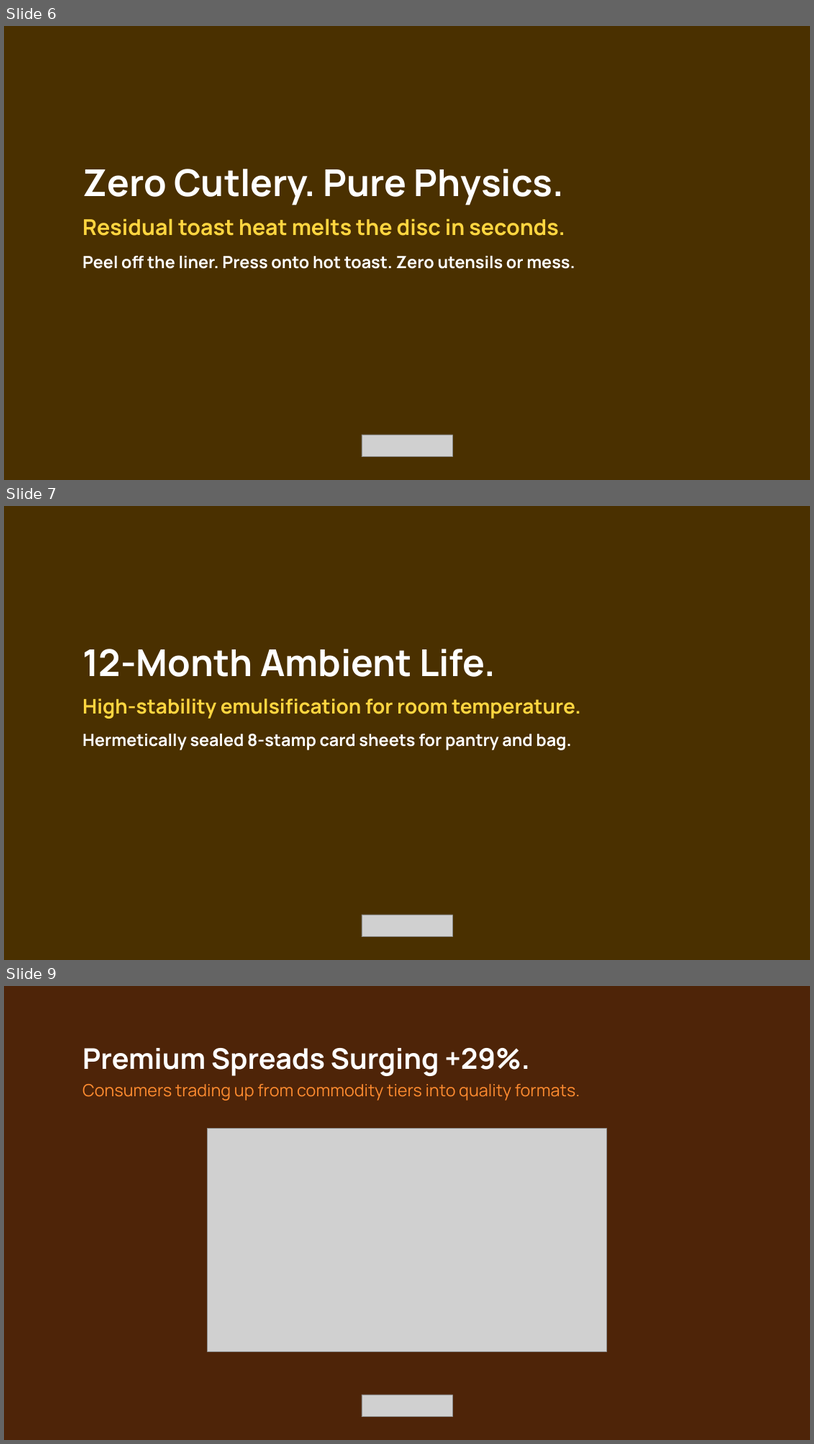
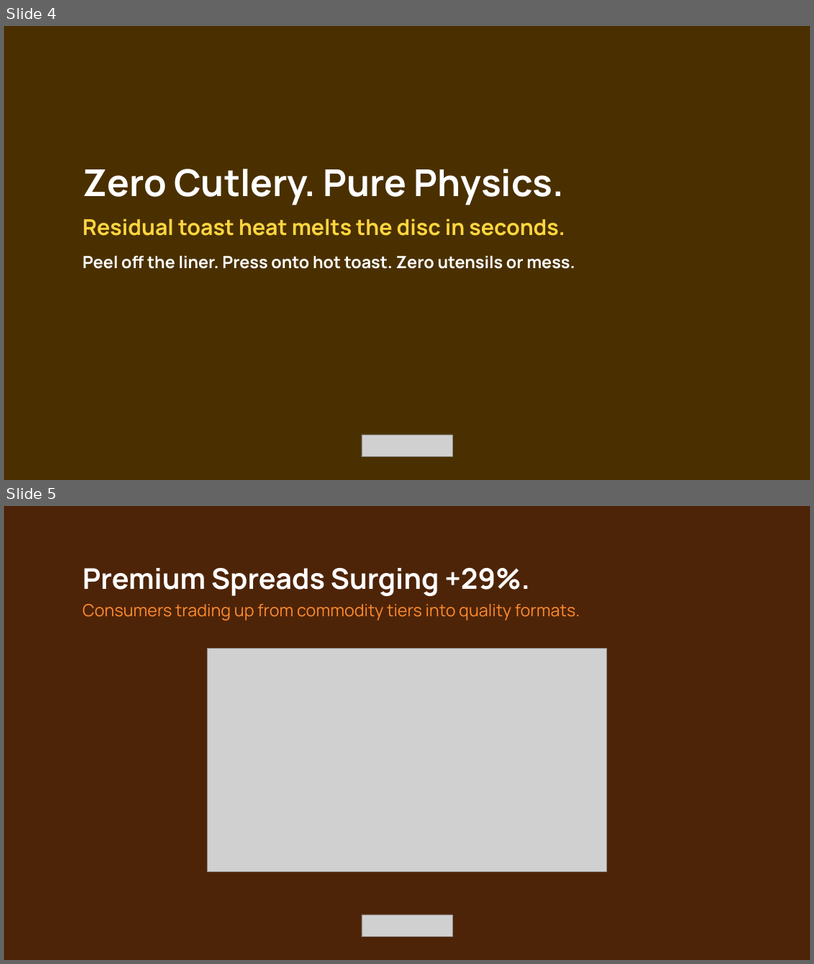
Before and after one commit to JacobCrume/stamp-spreads, a slide deck: presentation/Stamp-pitch.pptx. Shown one above the other, each under a label of ours: slides 6, 7 and 9 before the commit, slides 4 and 5 after it; the slides between them are not shown. The pictures are 814x1444 and 814x964 pixels, drawn with LibreOffice and Linux fonts; fonts in the diff are those of the drawing; grey boxes stand for pictures. Boxes give left, top, right and bottom in pixels: in the first picture for what was removed or moved away, otherwise in the second. Text is boxed around its words. In the diff, an @@ line names an element or a change of style, - is before the commit and + after.

```diff
--- a/presentation/Stamp-pitch.pptx
+++ b/presentation/Stamp-pitch.pptx
@@ slide 7 removed at [4, 506, 810, 960], background #FFFFFF @@
@@ rectangle removed at [4, 506, 810, 960] @@
@@ text removed at [82, 649, 581, 750] @@
-12-Month Ambient Life.
-High-stability emulsification for room temperature.
-Hermetically sealed 8-stamp card sheets for pantry and bag.
@@ picture removed at [362, 914, 453, 937] @@
@@ what was slide 6 is now slide 4 @@
@@ what was slide 9 is now slide 5 @@
```
Also in this commit, not shown: 1 slide changed, 5 other slides removed, 2 other files.
